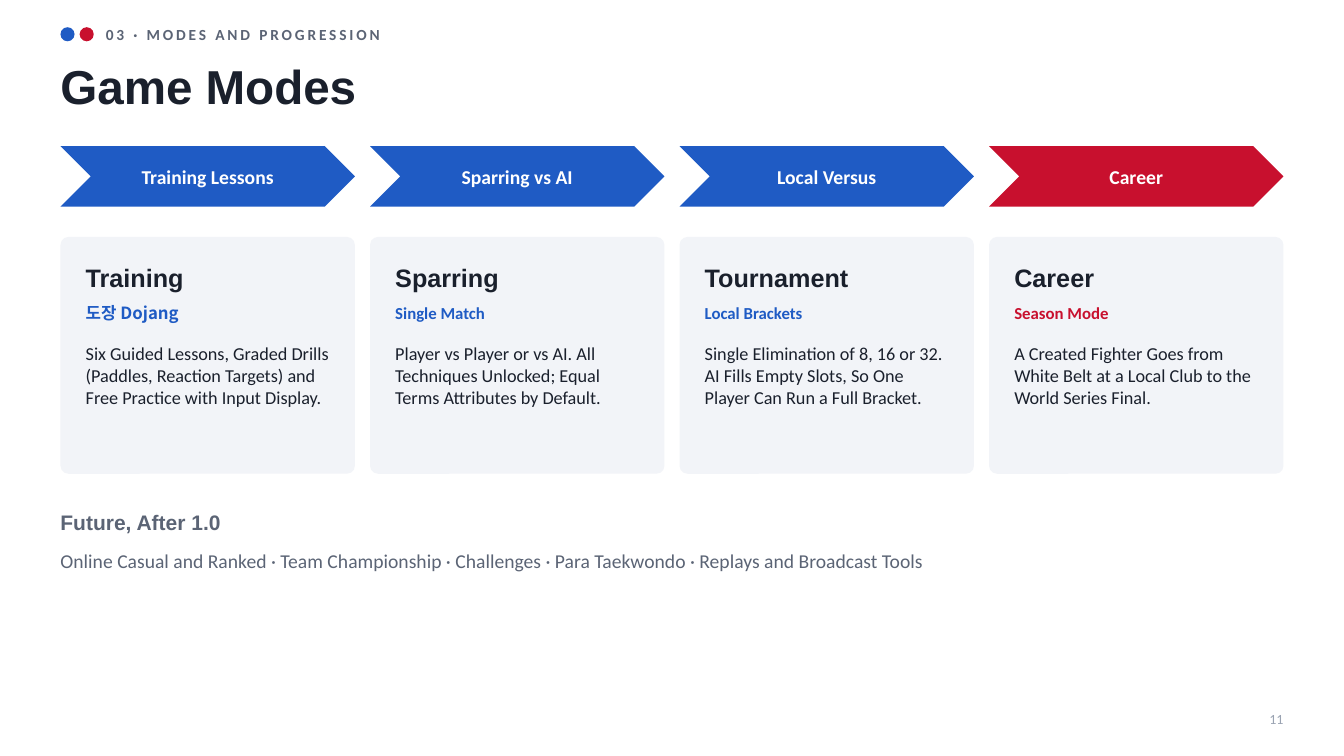
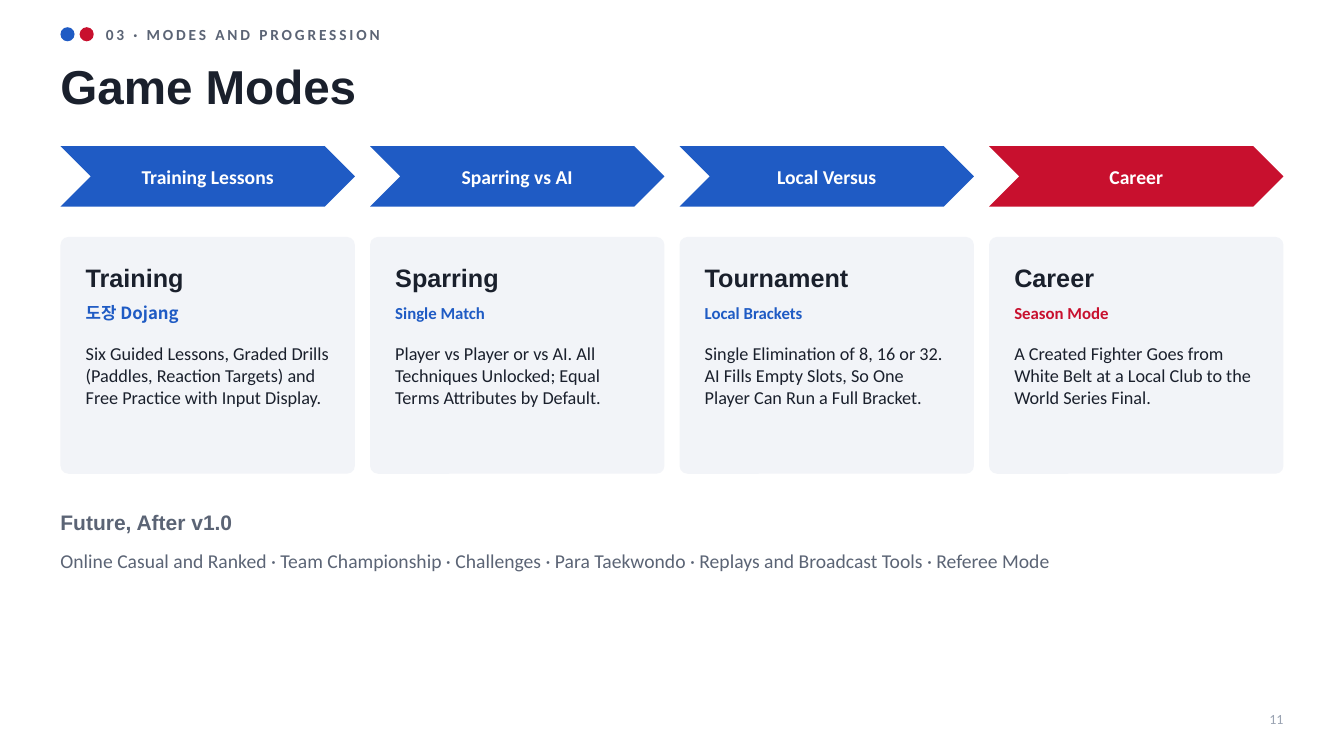
Before and after one commit to JosephDriedger/Open-Stance-Gyeorugi, a slide deck: slide 11 of Docs/GDD_D1P_OpenStance.pptx. Drawn at 1344x756 pixels with LibreOffice and Linux fonts; fonts in the diff are those of the drawing. Boxes give left, top, right and bottom in pixels: in the first picture for what was removed or moved away, otherwise in the second. Text is boxed around its words. In the diff, an @@ line names an element or a change of style, - is before the commit and + after.

```diff
--- a/Docs/GDD_D1P_OpenStance.pptx
+++ b/Docs/GDD_D1P_OpenStance.pptx
@@ text at [60, 515, 232, 533]: text changed @@
-Future, After 1.0
+Future, After v1.0
@@ text at [60, 554, 1049, 572]: text changed @@
-Online Casual and Ranked · Team Championship · Challenges · Para Taekwondo · Replays and Broadcast Tools
+Online Casual and Ranked · Team Championship · Challenges · Para Taekwondo · Replays and Broadcast Tools · Referee Mode
```
Also in this commit, not shown: 2 other slides changed, 7 other files.
